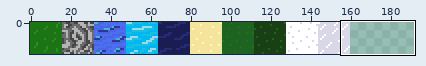
Sprite sheet: Louganis/Run/Data/SpriteSheets/Terrain.png. Above, an overview of the earlier version with the close-up marked.
Close-up. Before the commit:
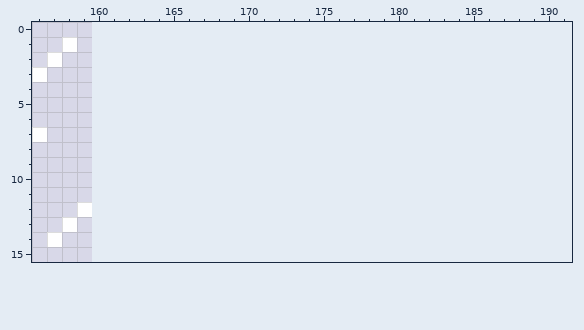
The file is 160x16 pixels. Shown: x 156..191, y 0..15. The old version is drawn lined up with the new one, on the new canvas.
The result:
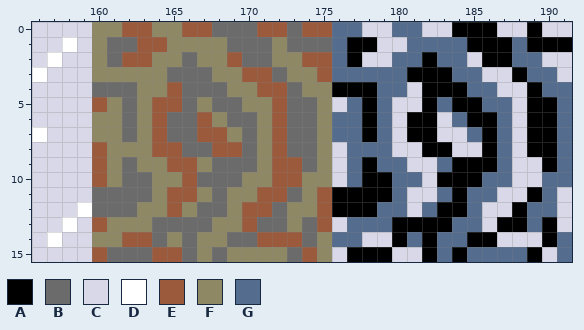
Palette (. is transparent): A #000000  B #6b6b6b  C #d8d8e8  D #ffffff  E #9c5a3c  F #8f8864  G #546d8e
Diff:
canvas 160x16 -> 192x16
Changed rows in their new state; - is an unchanged pixel.
first column x 160:
 0 FFEEFFEEBBBEEBEEGGCCGGCCAAACCACC
 1 FBBEEFFFFBBBFBBBGAACCGGGGAAAGAAA
 2 FBEEFFBFFEBBFFEEGACCGGAGGCAAGGCC
 3 FFFFFBBBFFEEBFFEGGGGGAAAGGCCAGGC
 4 BBBFFEBBBFFEEBFFAAAGGCAAAGGCCAGG
 5 EFBFEEBFBBFFEBBFCGAGCCAGAAGGCAAG
 6 FFBFEBBEFBBFEBBFGGAGCAACGAAGCAAG
 7 FFBFEBBEEFBFEBBFGGAGCAACCGAGCAAG
 8 EFFFEEBBEEBFEBBFCGGGCCAACCAGCAAG
 9 EFBFFEEFBBBFEEBFCGAGGCCGAAAGCCAG
10 EFBBFFEBBBFFEEFFCGAAGGCAAAGGCCGG
11 BBBBFEEFBFFEEBFEAAAAGCCGAGGCCAGC
12 BBBFFEFBBFEEBFFEAAAGGCGAAGCCAGGC
13 EFFFBBBBFFEBBFBECGGGAAAAGGCAAGAC
14 FFEEBFBFFBBEEEBFGGCCAGAGGAACCCAG
15 EBBBEEBFBFFFFBEFCAAACCAGAGGGGACG
Where, in picture pixels (left, top, right, bottom), the same in both close-ups:
added: (92, 22, 572, 262)
